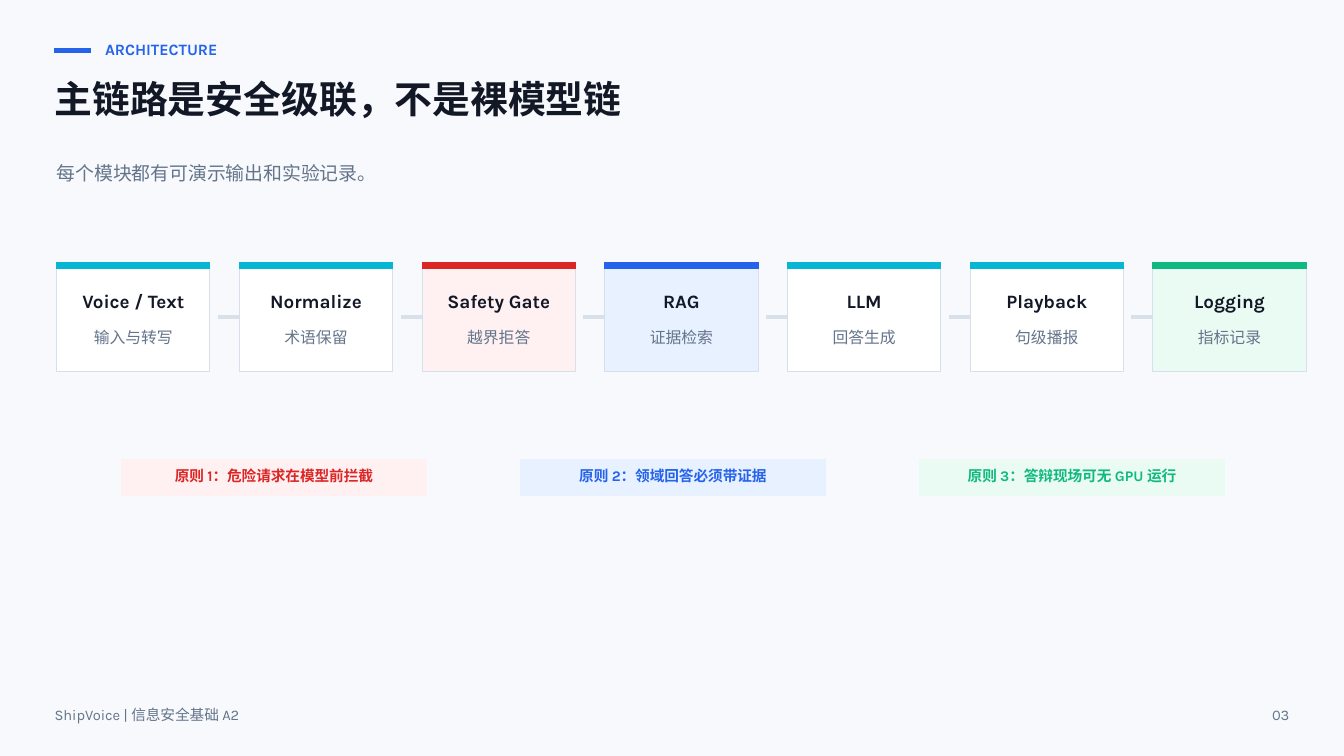
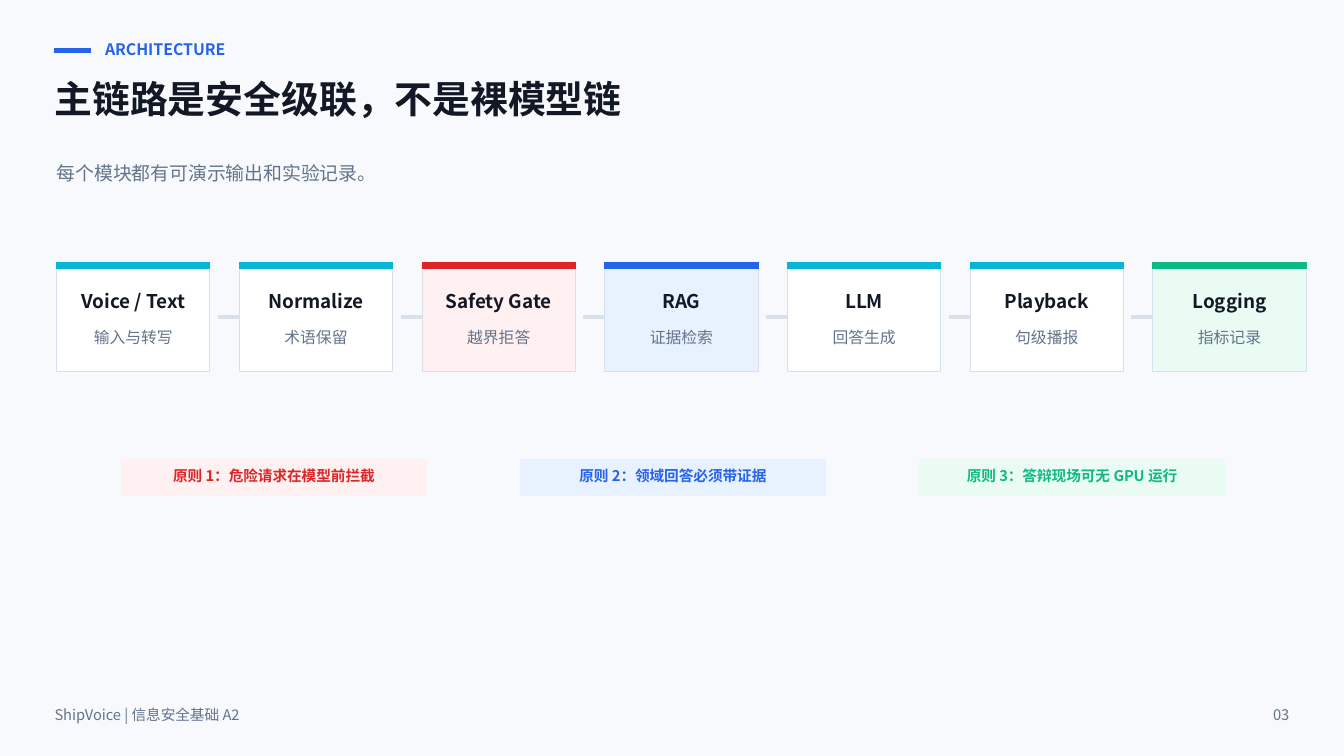
Before and after one commit to L-Dramatic/ShipVoice, a slide deck: slide 3 of deliverables/ShipVoice_Final_Defense_Deck_Draft.pptx. Drawn at 1344x756 pixels with LibreOffice and Linux fonts; fonts in the diff are those of the drawing. Boxes give left, top, right and bottom in pixels: in the first picture for what was removed or moved away, otherwise in the second. Text is boxed around its words. In the diff, an @@ line names an element or a change of style, - is before the commit and + after.

```diff
--- a/deliverables/ShipVoice_Final_Defense_Deck_Draft.pptx
+++ b/deliverables/ShipVoice_Final_Defense_Deck_Draft.pptx
@@ font Karla to Noto Sans CJK SC in 13 elements at [105, 43, 225, 55], [82, 293, 185, 309], [268, 293, 363, 309], [446, 292, 552, 313], [662, 293, 700, 309], [845, 294, 883, 308], [1004, 293, 1089, 313], [1193, 293, 1267, 313], [173, 467, 375, 486], [579, 468, 767, 483], [967, 467, 1177, 486], [55, 707, 240, 723], [1273, 709, 1289, 720] @@
```
Also in this commit, not shown: 9 other slides changed, 22 other files.
